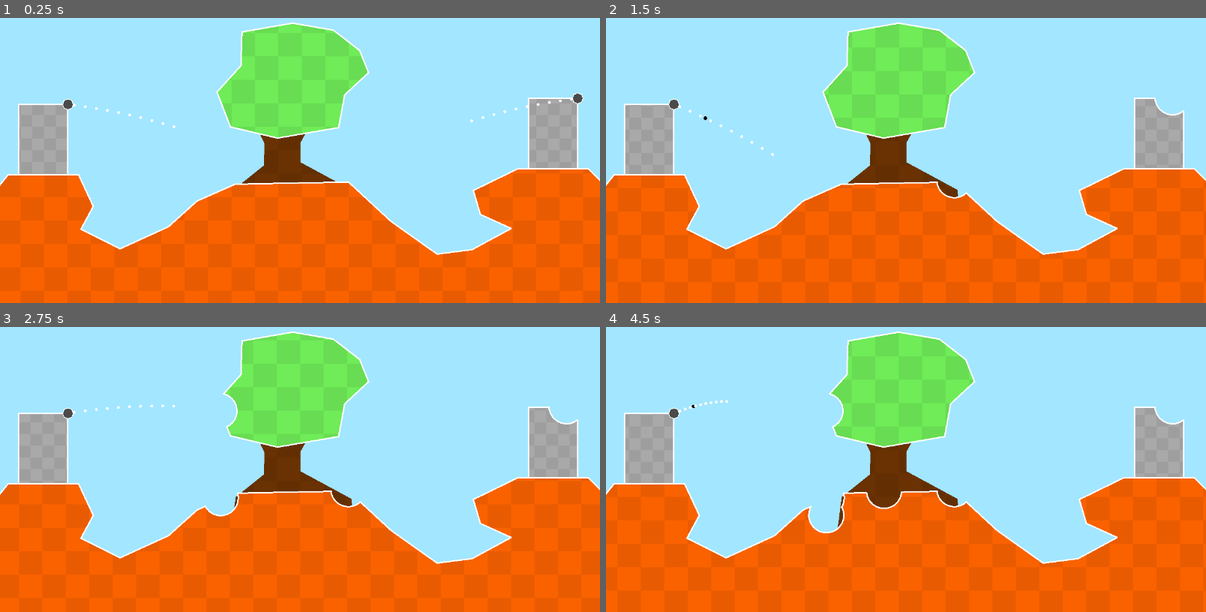
Above: before the commit, frames 1-4 (two rows, left to right).
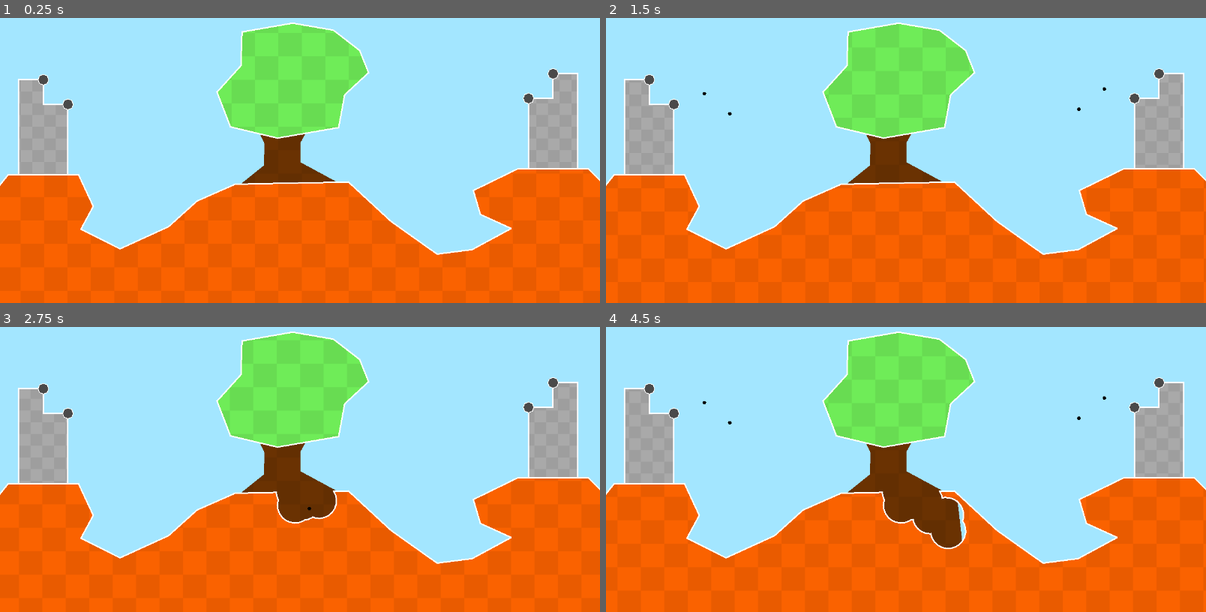
Above: after the commit, the same moments.

Repository: TheMaydayMan/Cannon-Fodder
Game: Godot game, scene res://TestFightScene.tscn
Two runs of this game, one before a commit and one after it. Both use one fixed random seed, a clock stepped at 60 frames per second and the inputs below.
Inputs (mouse positions are in pixels of both pictures, inside the frame that each line leads up to):
- Up to frame 1 (0.25 s): no input
- Up to frame 2 (1.5 s): move the mouse to (1038, 117) at 0.52 s; tap Space (continue, bound only after the commit) at 0.6, 1.35 s; click (1038, 117) at 0.67 s; tap Enter at 1.25 s; move the mouse to (786, 151) at 1.27 s; click (786, 151) at 1.42 s
- Up to frame 3 (2.75 s): move the mouse to (360, 369) at 2.02 s; tap Space (continue, bound only after the commit) at 2.1 s; click (360, 369) at 2.17 s
- Up to frame 4 (4.5 s): move the mouse to (876, 509) at 2.77 s; tap Space (continue, bound only after the commit) at 2.85, 3.6, 4.35 s; click (876, 509) at 2.92 s; move the mouse to (1086, 495) at 3.52 s; click (1086, 495) at 3.67 s; move the mouse to (726, 392) at 4.27 s; click (726, 392) at 4.42 s

The runs differ from the first frame. In frame 1, 1.0% of the frame differs, in the area x 3-98%, y 17-39%; in frame 2, 1.5%; in frame 3, 2.9%; in frame 4, 4.2%, in the area x 3-97%, y 17-79%.

Commit message:
many things idk man sure

Diff:
--- a/ActionPolyBody.gd
+++ b/ActionPolyBody.gd
@@ -1,11 +1,23 @@
 extends PolyBody
+class_name ActionPolyBody
 
+var selected = false
+var selectable = false
+var configured = false
+signal on_selected
+signal on_deselected
 
-# Called when the node enters the scene tree for the first time.
-func _ready() -> void:
-	pass # Replace with function body.
+func _unhandled_input(event):
+	if selectable:
+		if event is InputEventMouseButton and event.pressed and event.button_index == MOUSE_BUTTON_LEFT:
+			if Geometry2D.is_point_in_polygon(get_local_mouse_position(), polygon):
+				selected = true
+				on_selected.emit()
+	elif selected:
+		if event is InputEventMouseButton and event.pressed and event.button_index == MOUSE_BUTTON_LEFT:
+			configured = true
+			selected = false
+			on_deselected.emit()
 
-
-# Called every frame. 'delta' is the elapsed time since the previous frame.
-func _process(delta: float) -> void:
-	pass
+func trigger():
+	pass # This should be overrided by extenders
--- a/Cannon.gd
+++ b/Cannon.gd
@@ -1,6 +1,5 @@
-extends PolyBody
+extends ActionPolyBody
 
-@export var enabled : bool
 @export var max_power : float
 @export var aim_power_scale : float
 @export var cannonball_radius : float
@@ -14,16 +13,18 @@
 var shot_start
 var shot_velocity
 
+var cannonballs = []
+
 func _ready() -> void:
 	super()
 	set_values()
 
 func _process(delta: float) -> void:
 	super(delta)
-	if enabled:
+	get_node("Outline").width = 4 if selected else 2
+	if selected:
 		set_values()
-
-		queue_redraw()
+	queue_redraw()
 
 func set_values():
 	centroid = polygon_centroid(global_polygon())
@@ -38,41 +39,46 @@
 
 func _draw() -> void:
 	super()
-	if enabled:
+	if selected or configured:
 		var gravity = ProjectSettings.get_setting("physics/2d/default_gravity_vector") * ProjectSettings.get_setting("physics/2d/default_gravity")
 
 		for i in range(10):
 			var t = i/40.0
-			draw_circle((shot_velocity * t) + (0.5 * gravity * t * t) + (shot_start - global_position), 4, Color.WHITE)
+			draw_circle((shot_velocity * t) + (0.5 * gravity * t * t) + (shot_start - global_position), 4, Color.WHITE if selected else Color(Color.WHITE, 0.5))
 
-func _unhandled_input(event):
-	if enabled:
-		if event is InputEventMouseButton:
-			if event.pressed and event.button_index == MOUSE_BUTTON_LEFT:
-				var cannonball_body = RigidBody2D.new()
-				cannonball_body.global_position = shot_start + (direction * cannonball_radius)
-				cannonball_body.linear_velocity = shot_velocity
-				cannonball_body.contact_monitor = true
-				cannonball_body.max_contacts_reported = 1
-				var cannonball_collider = CollisionPolygon2D.new()
-				cannonball_collider.polygon = generate_polygon(24, cannonball_radius)
-				cannonball_body.add_child(cannonball_collider)
-				var cannonball_visual = Polygon2D.new()
-				cannonball_visual.polygon = cannonball_collider.polygon
-				cannonball_visual.color = cannonball_color
-				cannonball_collider.add_child(cannonball_visual)
-				body.get_parent().add_child(cannonball_body)
+func trigger():
+	var cannonball_body = RigidBody2D.new()
+	cannonball_body.global_position = shot_start + (direction * cannonball_radius)
+	cannonball_body.linear_velocity = shot_velocity
+	cannonball_body.contact_monitor = true
+	cannonball_body.max_contacts_reported = 1
+	var cannonball_collider = CollisionPolygon2D.new()
+	cannonball_collider.polygon = generate_polygon(24, cannonball_radius)
+	cannonball_body.add_child(cannonball_collider)
+	var cannonball_visual = Polygon2D.new()
+	cannonball_visual.polygon = cannonball_collider.polygon
+	cannonball_visual.color = cannonball_color
+	cannonball_collider.add_child(cannonball_visual)
+	body.get_parent().add_child(cannonball_body)
+	cannonballs.append(cannonball_body)
 
-				var explode = func explode(_other: Node) -> void:
-					var hole = PolyHole.new()
-					if is_instance_valid(cannonball_body):
-						hole.global_transform = cannonball_body.global_transform
-						hole.polygon = generate_polygon(24, blast_radius)
-						hole.color = Color.TRANSPARENT
-						hole.name = name
-						body.get_parent().add_child(hole)
-						cannonball_body.queue_free()
-				cannonball_body.body_entered.connect(explode)
+	var explode = func explode(_other: Node) -> void:
+		var hole = PolyHole.new()
+		if is_instance_valid(cannonball_body):
+			hole.global_transform = cannonball_body.global_transform
+			hole.polygon = generate_polygon(24, blast_radius)
+			hole.color = Color.TRANSPARENT
+			hole.name = name
+			body.get_parent().add_child(hole)
+			cannonball_body.queue_free()
+	cannonball_body.body_entered.connect(explode)
+
+func _notification(what):
+	if what == NOTIFICATION_PREDELETE:
+		for c in cannonballs:
+			if is_instance_valid(c):
+				c.queue_free()
+
 
 func generate_polygon(sides: int, radius: float) -> PackedVector2Array:
 	var points = PackedVector2Array()
--- a/CastleScene.gd
+++ /dev/null
@@ -1,9 +0,0 @@
-extends Node2D
-
-# After all children have finished their work (hence the triple deferral), reparent them to the scene root.
-func _ready() -> void:
-	reparent_children.call_deferred.call_deferred.call_deferred()
-
-func reparent_children() -> void:
-	for c in get_children():
-		c.reparent(get_parent())
--- a/Castles/Examples/ExampleCastleA.tscn
+++ b/Castles/Examples/ExampleCastleA.tscn
@@ -1,6 +1,5 @@
-[gd_scene load_steps=8 format=3 uid="uid://jr8c1gv1iudm"]
+[gd_scene load_steps=7 format=3 uid="uid://jr8c1gv1iudm"]
 
-[ext_resource type="Script" path="res://CastleScene.gd" id="1_6r1ki"]
 [ext_resource type="Shader" path="res://PolygonTextureWindow.gdshader" id="1_bxryh"]
 [ext_resource type="Texture2D" uid="uid://ogcq4v5hux1k" path="res://CheckerTexture.png" id="2_ngawk"]
 [ext_resource type="Script" path="res://PolyBody.gd" id="3_f2nue"]
@@ -13,7 +12,6 @@
 shader_parameter/offset = Vector2(0, 0)
 
 [node name="ExampleCastleA" type="Node2D"]
-script = ExtResource("1_6r1ki")
 
 [node name="Castle Base" type="Polygon2D" parent="." node_paths=PackedStringArray("connections", "anchors")]
 texture_repeat = 2
@@ -21,9 +19,9 @@
 position = Vector2(-70, -200)
 color = Color(0.666567, 0.666569, 0.666568, 1)
 texture = ExtResource("2_ngawk")
-polygon = PackedVector2Array(0, 200, 0, 0, 140, 0, 140, 200)
+polygon = PackedVector2Array(0, 200, 0, 0, 0, -70, 70, -70, 70, 0, 140, 0, 140, 200)
 script = ExtResource("3_f2nue")
-connections = [NodePath("../Cannon")]
+connections = [NodePath("../Cannon"), NodePath("../Cannon2")]
 anchors = [NodePath("Left Anchor"), NodePath("Center Anchor"), NodePath("Right Anchor")]
 metadata/_edit_group_ = true
 
@@ -47,7 +45,6 @@
 color = Color(0.29219, 0.29219, 0.29219, 1)
 polygon = PackedVector2Array(15, 0, 11, 11, 0, 15, -11, 11, -15, 0, -11, -11, 0, -15, 11, -11)
 script = ExtResource("5_j0kcw")
-enabled = true
 max_power = 1200.0
 aim_power_scale = 4.0
 cannonball_radius = 5.0
@@ -60,3 +57,22 @@
 closed = true
 width = 2.0
 script = ExtResource("4_h1jd0")
+
+[node name="Cannon2" type="Polygon2D" parent="."]
+z_index = 5
+position = Vector2(0, -270)
+color = Color(0.29219, 0.29219, 0.29219, 1)
+polygon = PackedVector2Array(15, 0, 11, 11, 0, 15, -11, 11, -15, 0, -11, -11, 0, -15, 11, -11)
+script = ExtResource("5_j0kcw")
+max_power = 1200.0
+aim_power_scale = 4.0
+cannonball_radius = 5.0
+blast_radius = 50.0
+aim_line_thickness = 5.0
+fragile = true
+metadata/_edit_group_ = true
+
+[node name="Outline" type="Line2D" parent="Cannon2"]
+closed = true
+width = 2.0
+script = ExtResource("4_h1jd0")
--- a/MoveShader.gd
+++ b/MoveShader.gd
@@ -14,7 +14,7 @@
 		timer += delta * animation_speed
 
 	var polygons = []
-	findByClass(get_tree().current_scene, "Polygon2D", polygons)
+	find_all_of_class(get_tree().current_scene, "Polygon2D", polygons)
 
 	for polygon in polygons:
 		if polygon.material and polygon.material is ShaderMaterial:
@@ -23,8 +23,8 @@
 			elif animation_type == "Sinusoidal":
 				polygon.material.set_shader_parameter("offset", sin(timer) * animation_magnitude * Vector2.ONE)
 
-func findByClass(node: Node, className : String, result : Array) -> void:
-	if node.is_class(className) :
+func find_all_of_class(node: Node, class_name_str: String, result : Array) -> void:
+	if node.is_class(class_name_str) :
 		result.push_back(node)
 	for child in node.get_children():
-		findByClass(child, className, result)
+		find_all_of_class(child, class_name_str, result)
--- a/PlayerBehavior.gd
+++ b/PlayerBehavior.gd
@@ -1,9 +1,68 @@
 extends Node
 
+var castle_location
+var castle
+var action_polies = []
+
+var my_turn = false
+
 func _ready() -> void:
-	var castleLocation = get_tree().current_scene.get_node(name + "CastleLocation")
-	var castle = preload("res://Castles/Examples/ExampleCastleA.tscn").instantiate()
-	castle.global_transform = castleLocation.global_transform
-	if castleLocation.flipped:
-		pass ## TODO
+	castle_location = get_tree().current_scene.get_node(name + "CastleLocation")
+	castle = preload("res://Castles/Examples/ExampleCastleA.tscn").instantiate()
+
+	if castle_location.flipped:
+		for c in castle.get_children():
+			var new_poly = PackedVector2Array()
+			for p in c.polygon:
+				new_poly.append(Vector2(-p.x - c.position.x*2, p.y))
+			new_poly.reverse() # Only counterclockwise polygons work
+			c.polygon = new_poly
+
+	castle.global_transform = castle_location.global_transform
 	get_tree().current_scene.add_child(castle)
+	get_action_polies(castle, action_polies)
+	reparent_castle_children.call_deferred.call_deferred.call_deferred()
+
+	if name.contains("1"):
+		change_turns(true)
+
+
+func reparent_castle_children() -> void:
+	for c in castle.get_children():
+		c.reparent(get_tree().current_scene)
+
+
+func _process(_delta: float) -> void:
+	if Input.is_action_just_pressed("continue"):
+		if name.contains("1"):
+			if my_turn:
+				change_turns(false)
+			else:
+				for a in action_polies: a.configured = false
+				for a in action_polies: a.trigger()
+				await get_tree().create_timer(5).timeout
+				change_turns(true)
+		elif name.contains("2"):
+			if not my_turn:
+				change_turns(true)
+			else:
+				change_turns(false)
+				for a in action_polies: a.configured = false
+				for a in action_polies: a.trigger()
+
+func change_turns(now_my_turn: bool):
+	my_turn = now_my_turn
+	for a in action_polies:
+		if is_instance_valid(a):
+			a.selectable = my_turn
+		else:
+			action_polies.erase(a)
+
+
+func get_action_polies(node: Node, result :Array) -> void:
+	if node is ActionPolyBody:
+		result.push_back(node)
+		node.on_selected.connect(func x(): for a in action_polies: a.selectable = false)
+		node.on_deselected.connect(func x(): for a in action_polies: a.selectable = true)
+	for child in node.get_children():
+		get_action_polies(child, result)
--- a/PolyBody.gd
+++ b/PolyBody.gd
@@ -37,10 +37,11 @@
 	else: # This is a clone from a hole operation
 		collider = get_parent()
 		body = collider.get_parent()
-		# Remove all freed connections
-		for connection in connections:
-			if not is_instance_valid(connection):
-				connections.erase(connection)
+
+	# Remove all freed connections
+	for connection in connections:
+		if not is_instance_valid(connection):
+			connections.erase(connection)
 
 	## Group all connected polybodies under the same rigidbody
 	if body == null:
@@ -57,9 +58,10 @@
 			get_parent().add_child.call_deferred(body) # Since reparenting is deferred, this gets the will-be Collider's parent
 			recalibrate_centroid.call_deferred.call_deferred() # Double-deferral will cause this to execute very very last
 	for poly in connections: # Pull all bodiless connections into this body
-		if poly.body == null:
-			# Assign connection to own body
-			poly.body = body
+		if is_instance_valid(poly):
+			if poly.body == null:
+				# Assign connection to own body
+				poly.body = body
 	# Enter assigned body
 	collider.reparent.call_deferred(body)
 
@@ -98,7 +100,7 @@
 		centroid += polygon_centroid(move_polygon(poly_col.polygon, poly_col.global_position)) * mass
 		total_mass += mass
 
-	if poly_count * ( total_mass / poly_count ) == 0: # Sure.
+	if poly_count * total_mass == 0: # Sure.
 		queue_free()
 	centroid /= poly_count * ( total_mass / poly_count ) # Finish average
 	body.mass = abs(total_mass) / 10000 # Also calculate the mass based on density and total area of each polygon
@@ -149,7 +151,6 @@
 			poly_col.queue_free()
 		elif polygon_area(clips[0]) != polygon_area(poly.global_polygon()):
 			if poly.fragile:
-				print("weird")
 				if body.get_children().size() == 1:
 					body.queue_free()
 				poly_col.queue_free()
--- a/project.godot
+++ b/project.godot
@@ -26,6 +26,14 @@
 window/size/viewport_height=720
 window/stretch/mode="viewport"
 
+[input]
+
+continue={
+"deadzone": 0.5,
+"events": [Object(InputEventKey,"resource_local_to_scene":false,"resource_name":"","device":-1,"window_id":0,"alt_pressed":false,"shift_pressed":false,"ctrl_pressed":false,"meta_pressed":false,"pressed":false,"keycode":0,"physical_keycode":32,"key_label":0,"unicode":32,"location":0,"echo":false,"script":null)
+]
+}
+
 [physics]
 
 common/physics_ticks_per_second=120
